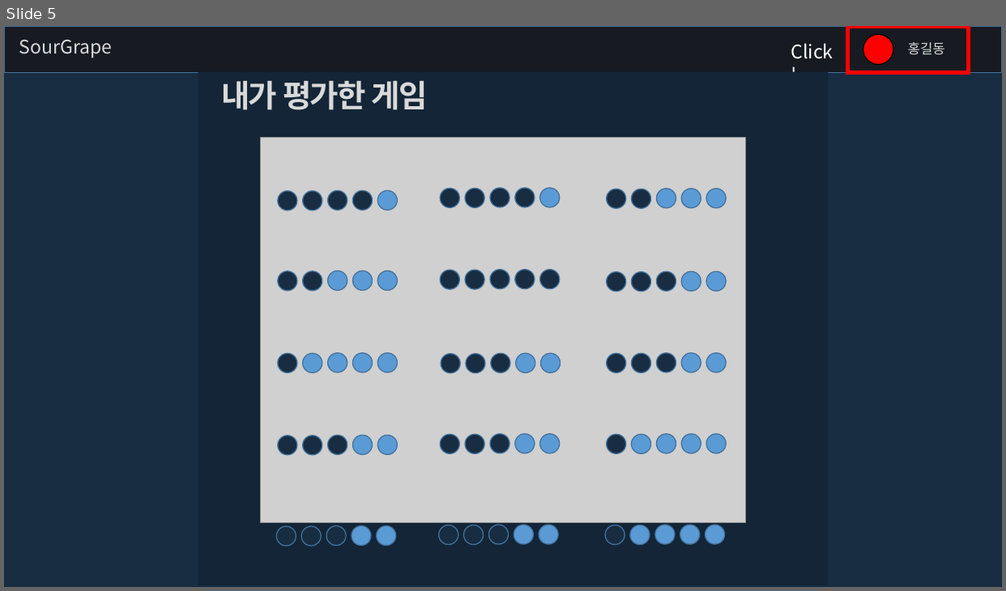
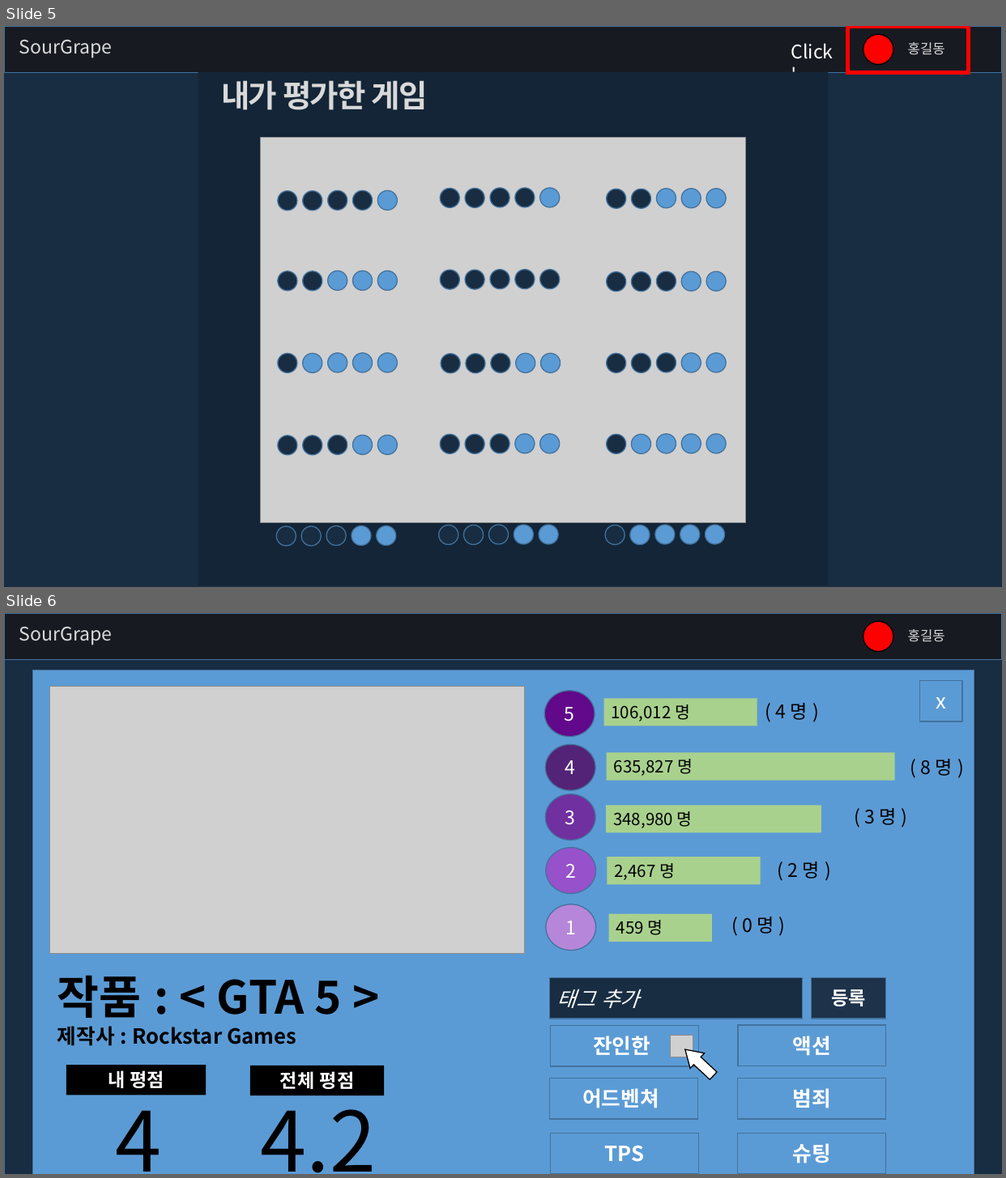
Before and after one commit to grapgrap/SourGrape, a slide deck: !Document/UI.pptx. Shown one above the other, each under a label of ours: slide 5 before the commit, slides 5 and 6 after it. The pictures are 1006x591 and 1006x1178 pixels, drawn with LibreOffice and Linux fonts; fonts in the diff are those of the drawing; grey boxes stand for pictures. Boxes give left, top, right and bottom in pixels: in the first picture for what was removed or moved away, otherwise in the second. Text is boxed around its words. In the diff, an @@ line names an element or a change of style, - is before the commit and + after.

Commit message:
ui 수정
내가 평가한 게임 페이지 추가
내가 평가한 게임에 대한 정보 페이지 추가
태그 추가 다이얼로그 추가

```diff
--- a/!Document/UI.pptx
+++ b/!Document/UI.pptx
@@ slide 6 added at bbox=[4, 613, 1002, 1174], background #FFFFFF @@
@@ rectangle added at bbox=[4, 613, 1002, 659], fill #171A21, outline #43739E 1 pt @@
@@ text added at bbox=[19, 627, 113, 645], 18 pt, text #D9D9D9 @@
+SourGrape
@@ ellipse added at bbox=[863, 621, 893, 651], fill #FF0000, outline #000000 1 pt @@
@@ text added at bbox=[908, 629, 945, 642], 13 pt, text #D9D9D9 @@
+홍길동
@@ rectangle added at bbox=[5, 658, 1002, 1174], fill #182D42, outline #43739E 1 pt @@
@@ rectangle added at bbox=[33, 671, 975, 1174], fill #5B9BD5, outline #43739E 1 pt @@
@@ rectangle added at bbox=[920, 680, 962, 722], fill #5B9BD5, outline #43739E 1 pt, 20 pt, text #FFFFFF @@
+x
@@ picture added at bbox=[49, 687, 524, 954] @@
@@ ellipse added at bbox=[544, 691, 594, 736], fill #62088A, outline #43739E 1 pt, 18 pt, text #FFFFFF @@
+5
@@ rectangle added at bbox=[603, 698, 757, 726], fill #A9D18E, 16 pt, text #000000 @@
+106,012 명
@@ text added at bbox=[775, 703, 807, 720], 18 pt, text #000000 @@
+( 4 명 )
@@ ellipse added at bbox=[545, 745, 595, 790], fill #532377, outline #43739E 1 pt, 18 pt, text #FFFFFF @@
+4
@@ rectangle added at bbox=[607, 753, 895, 781], fill #A9D18E, 16 pt, text #000000 @@
+635,827 명
@@ text added at bbox=[920, 759, 952, 776], 18 pt, text #000000 @@
+( 8 명 )
@@ ellipse added at bbox=[545, 794, 595, 840], fill #7030A0, outline #43739E 1 pt, 18 pt, text #FFFFFF @@
+3
@@ rectangle added at bbox=[606, 806, 821, 833], fill #A9D18E, 16 pt, text #000000 @@
+348,980 명
@@ text added at bbox=[864, 808, 896, 825], 18 pt, text #000000 @@
+( 3 명 )
@@ ellipse added at bbox=[546, 847, 596, 893], fill #9751CB, outline #43739E 1 pt, 18 pt, text #FFFFFF @@
+2
@@ rectangle added at bbox=[607, 857, 761, 884], fill #A9D18E, 16 pt, text #000000 @@
+2,467 명
@@ text added at bbox=[788, 862, 820, 879], 18 pt, text #000000 @@
+( 2 명 )
@@ ellipse added at bbox=[546, 905, 596, 950], fill #B686DA, outline #43739E 1 pt, 18 pt, text #FFFFFF @@
+1
@@ rectangle added at bbox=[609, 914, 712, 942], fill #A9D18E, 16 pt, text #000000 @@
+459 명
@@ text added at bbox=[742, 917, 774, 934], 18 pt, text #000000 @@
+( 0 명 )
@@ text added at bbox=[57, 975, 342, 1046], 20 pt, text #000000, bold @@
+작품 : < GTA 5 >
+제작사 : Rockstar Games
@@ rectangle added at bbox=[550, 977, 803, 1019], fill #182D42, outline #43739E 1 pt, 20 pt, text #FFFFFF, italic @@
+태그 추가
@@ rectangle added at bbox=[811, 977, 886, 1019], fill #1E324A, outline #43739E 1 pt, 18 pt, text #FFFFFF, bold @@
+등록
@@ group added at bbox=[550, 1025, 886, 1174]: 6 rectangles, 1 picture, 1 right arrow @@
+잔인한
+액션
+어드벤쳐
+범죄
+TPS
+슈팅
@@ rectangle added at bbox=[66, 1065, 206, 1095], fill #000000, 18 pt, text #FFFFFF, bold @@
+내 평점
@@ rectangle added at bbox=[250, 1066, 385, 1096], fill #000000, 18 pt, text #FFFFFF, bold @@
+전체 평점
@@ text added at bbox=[116, 1088, 162, 1172], 80 pt, text #000000 @@
+4
@@ text added at bbox=[261, 1088, 376, 1174], 80 pt, text #000000 @@
+4.2
```
Also in this commit, not shown: 1 slide changed.
